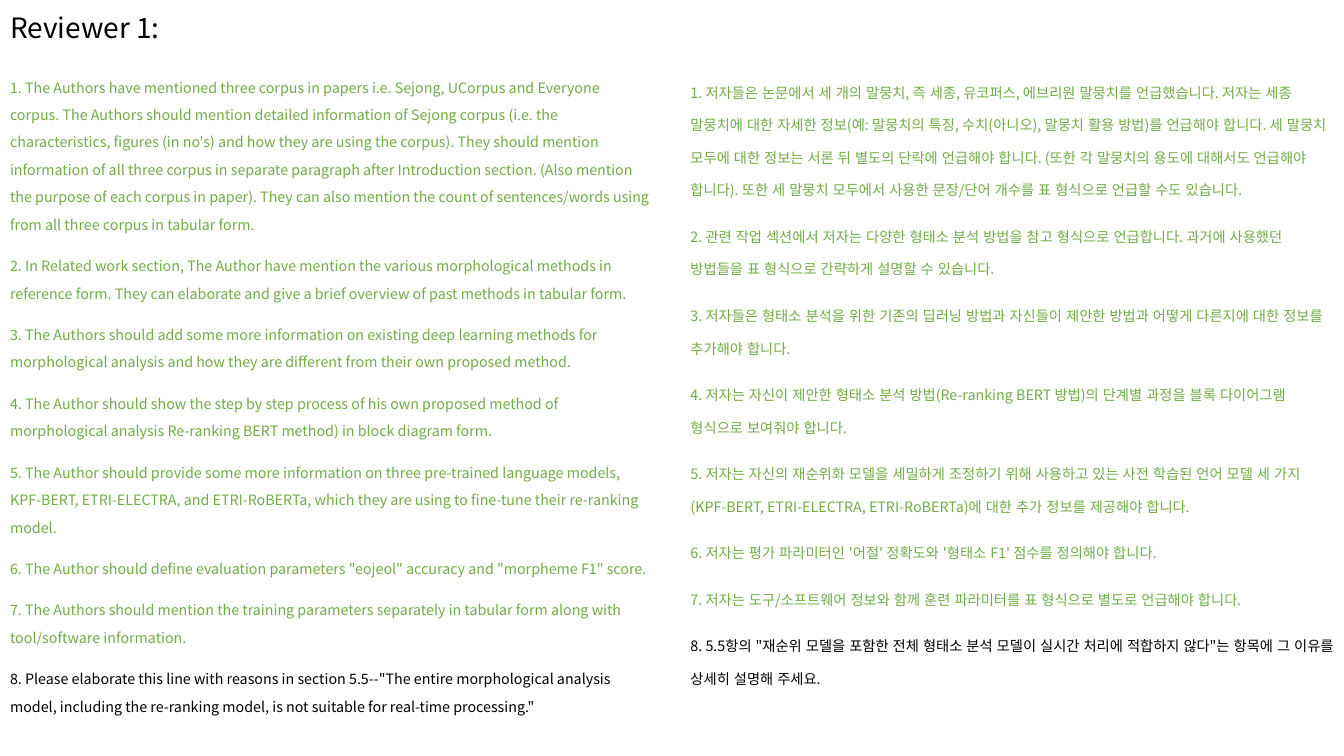
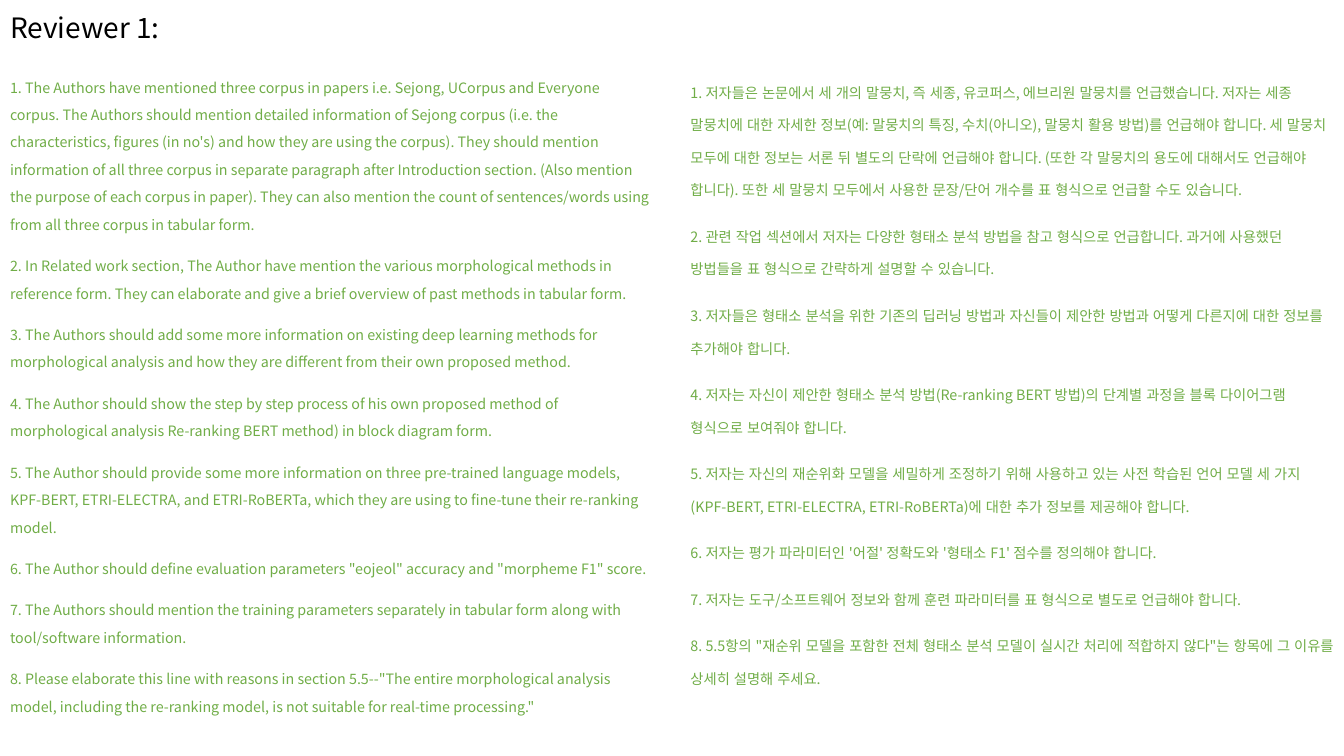
Before and after one commit to chrisjihee/ETRIJ-24.02, a slide deck: slide 2 of contents/review.pptx. Drawn at 1344x756 pixels with LibreOffice and Linux fonts; fonts in the diff are those of the drawing. Boxes give left, top, right and bottom in pixels: in the first picture for what was removed or moved away, otherwise in the second. Text is boxed around its words. In the diff, an @@ line names an element or a change of style, - is before the commit and + after.

```diff
--- a/contents/review.pptx
+++ b/contents/review.pptx
@@ text at [690, 639, 1333, 685]: text colour #000000 to #70AD47 in "8. 5.5항의 "재순위 모델을 포함한 전체 형태소 ..." @@
@@ text at [10, 672, 611, 716]: text colour #000000 to #70AD47 in "8. Please elaborate this line with reasons ..." @@
```
Also in this commit, not shown: 1 other file.
